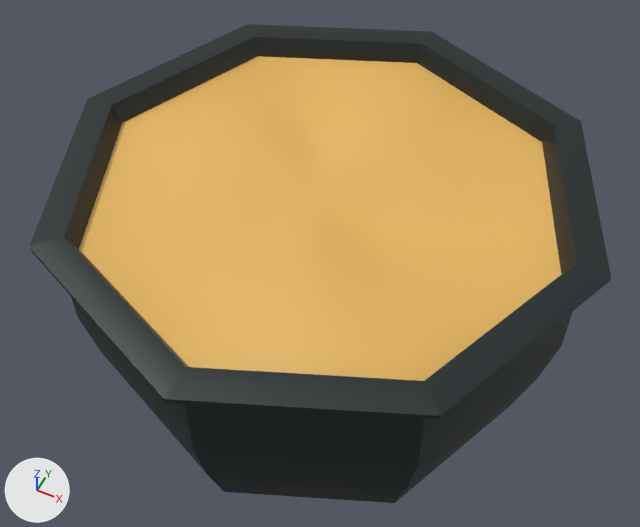
An edit to the FBX model Content/Environment/Pickupable/Cauldron/Meshes/Cauldron_001.fbx, drawn before and after from the same camera.
One viewpoint serves both versions: a camera (50 mm lens) standing at (0.311, -0.631, 1.003) and looking at (-0.012, 0.015, 0.195). The lights are fixed; the arrows at lower left show +X, +Y and +Z. Where no turn or scale is listed for an object, it has been applied to the vertices.

Objects in the first picture: 'Cauldron', 'CauldronFilling'.
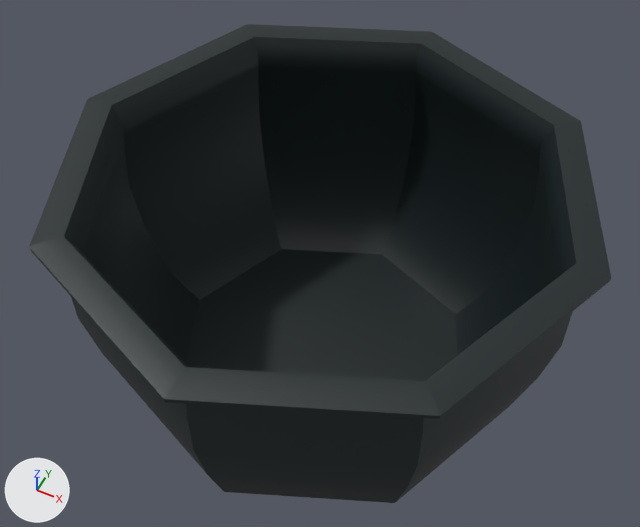
Pixel boxes [x1, y1, x2, y2] of what changed, in the pictures (640 x 527 px):
'CauldronFilling', deleted (orange)
    before: [79, 56, 561, 381]

The change, as a diff of the scene's bpy script:
```diff
--- a/Content/Environment/Pickupable/Cauldron/Meshes/Cauldron_001.fbx.py
+++ b/Content/Environment/Pickupable/Cauldron/Meshes/Cauldron_001.fbx.py
@@ ob_cauldronfilling @@
-ob_cauldronfilling = bpy.data.objects.new('CauldronFilling', me_circle_001)
-ob_cauldronfilling.location = (0.0, 0.0, 0.335)
```
